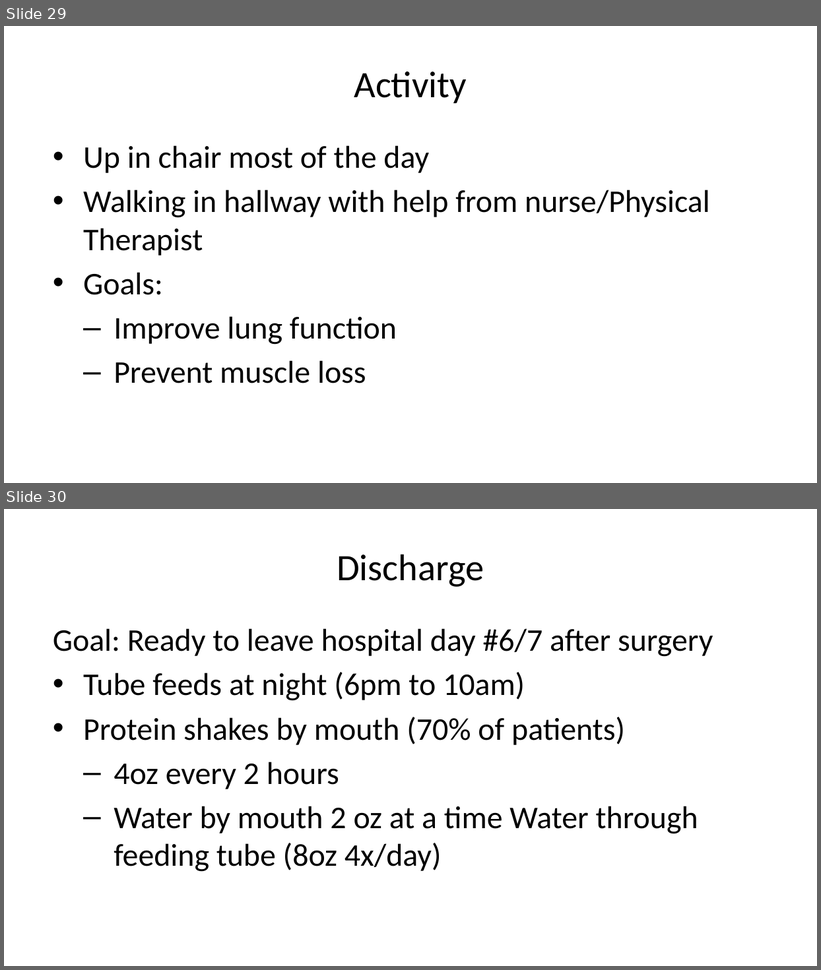
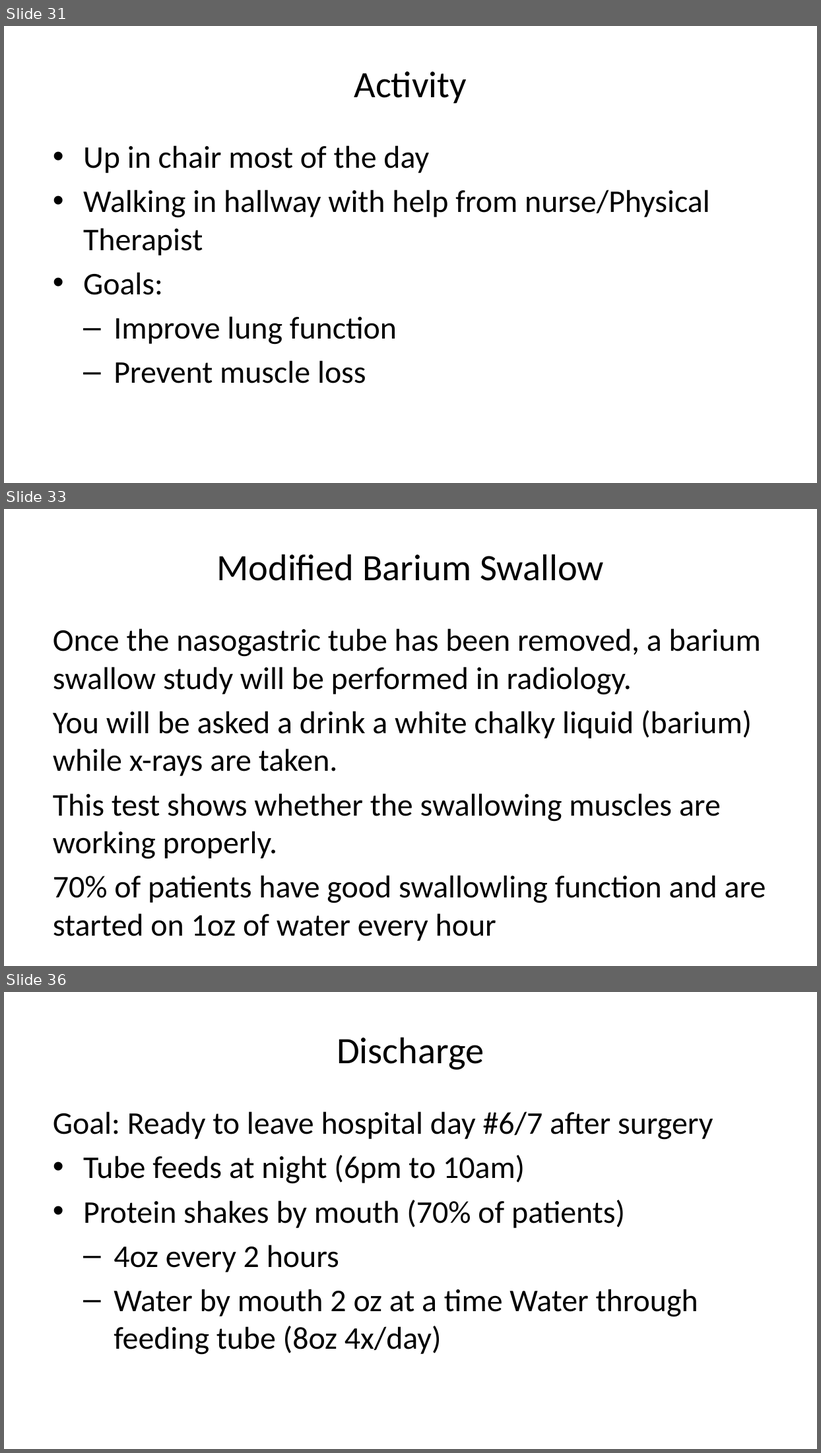
Before and after one commit to jcsalo/patient_education, a slide deck: lci_surgery.pptx. Shown one above the other, each under a label of ours: slides 29 and 30 before the commit, slides 31, 33 and 36 after it; the slides between them are not shown. The pictures are 821x970 and 821x1453 pixels, drawn with LibreOffice and Linux fonts; fonts in the diff are those of the drawing. Boxes give left, top, right and bottom in pixels: in the first picture for what was removed or moved away, otherwise in the second. Text is boxed around its words. In the diff, an @@ line names an element or a change of style, - is before the commit and + after.

```diff
--- a/lci_surgery.pptx
+++ b/lci_surgery.pptx
@@ slide 33 added at (4,509,817,966), background #FFFFFF @@
@@ title added at (217,554,604,581), 33 pt, text #000000 @@
+Modified Barium Swallow
@@ text added at (53,628,766,941), 28 pt, text #000000 @@
+Once the nasogastric tube has been removed, a barium swallow study will be performed in radiology.
+You will be asked a drink a white chalky liquid (barium) while x-rays are taken.
+This test shows whether the swallowing muscles are working properly.
+70% of patients have good swallowling function and are started on 1oz of water every hour
@@ what was slide 29 is now slide 31 @@
@@ what was slide 30 is now slide 36 @@
```
Also in this commit, not shown: 5 other slides added, 38 other files.
